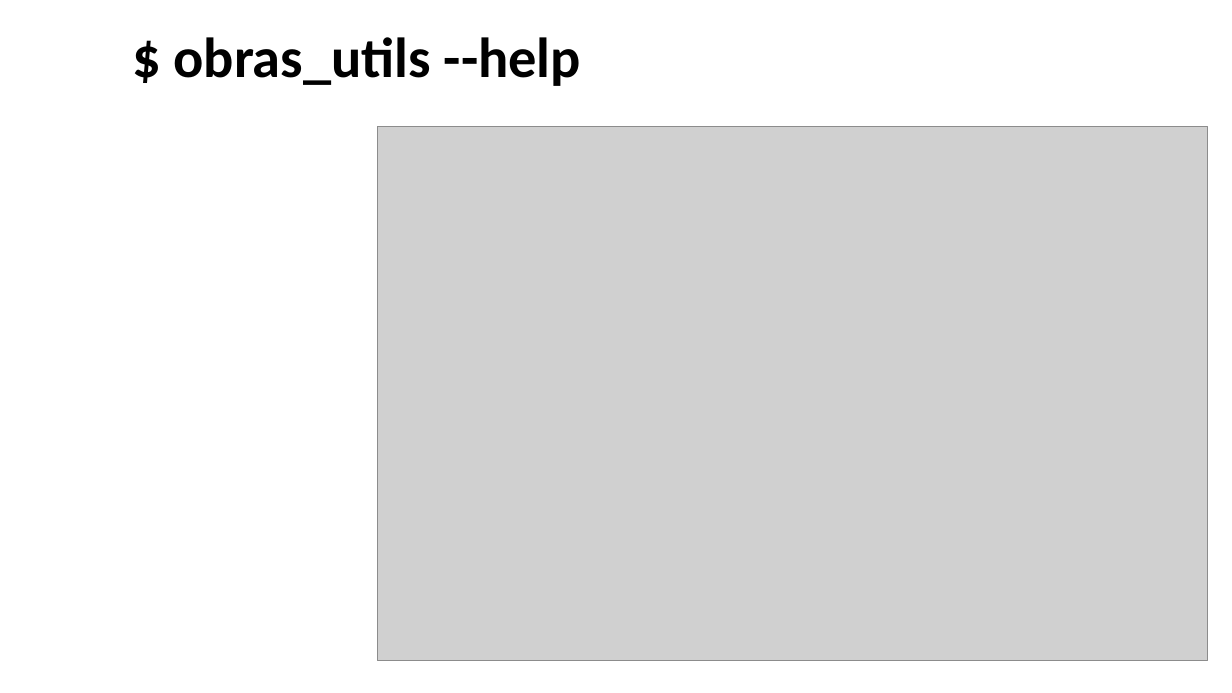
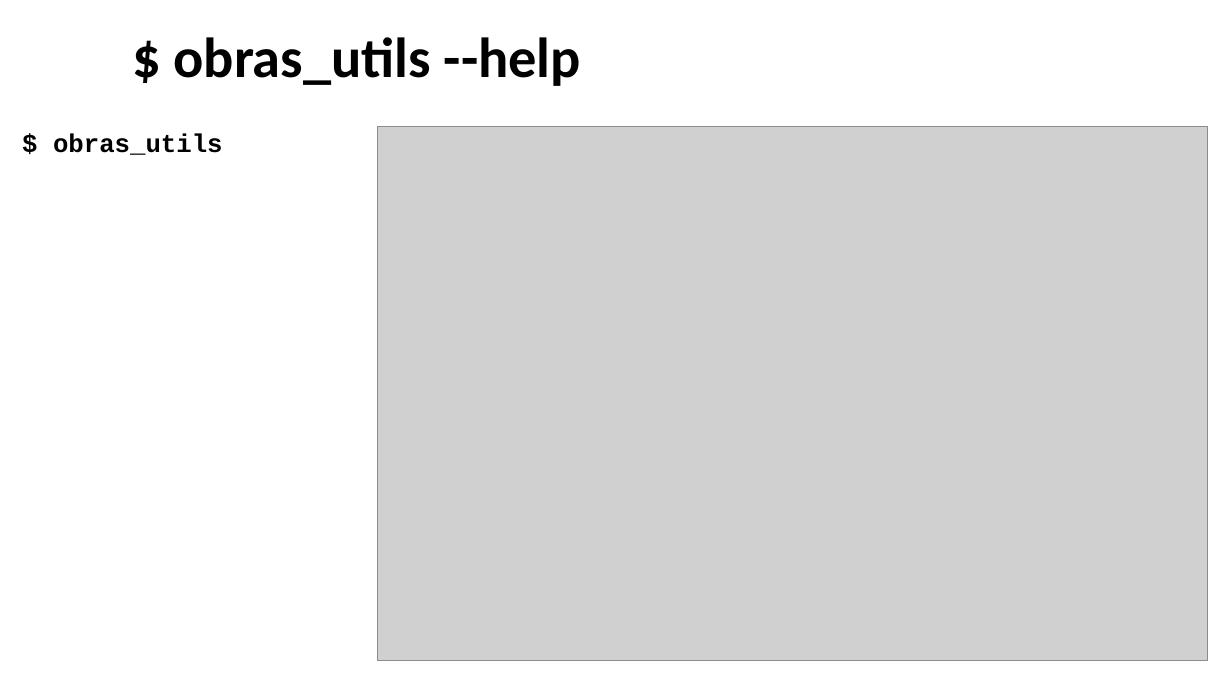
Before and after one commit to enogrob/research-obras-devtools, a slide deck: slide 9 of obras/obras-devtools.pptx. Drawn at 1232x693 pixels with LibreOffice and Linux fonts; fonts in the diff are those of the drawing; grey boxes stand for pictures; background and template pictures are left out. Boxes give left, top, right and bottom in pixels: in the first picture for what was removed or moved away, otherwise in the second. Text is boxed around its words. In the diff, an @@ line names an element or a change of style, - is before the commit and + after.

Commit message:
update-obras

```diff
--- a/obras/obras-devtools.pptx
+++ b/obras/obras-devtools.pptx
@@ text added at <box>53,133,223,155</box>, 20 pt, text #000000, bold @@
+$ obras_utils
```
Also in this commit, not shown: 18 other slides changed, 13 slides added.
